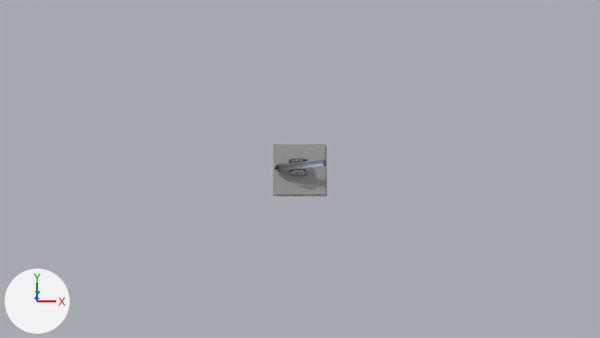
The Blender file assets/BaseTurret/BaseTurret1.blend as it was, and as the next commit left it.
One viewpoint serves both versions: the file's camera 'Camera'. Arrows for +X, +Y and +Z are at lower left; the lights stay in place.

Names of what the first picture shows: 'Cannon', 'SingleTile'.
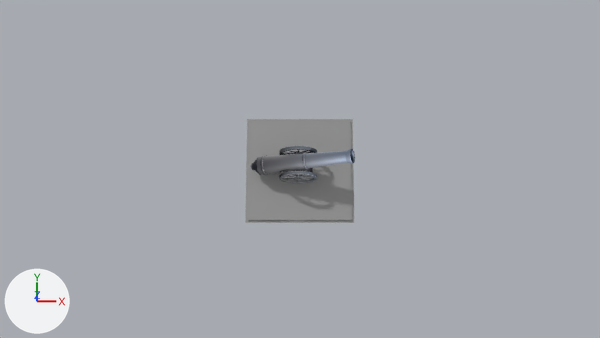
The change, as a diff of the scene's bpy script:
```diff
--- a/assets/BaseTurret/BaseTurret1.blend.py
+++ b/assets/BaseTurret/BaseTurret1.blend.py
@@ me_cylinder @@
 me_cylinder.from_pydata(...)  # 2094 vertices, 1998 faces; spans x -0.354..0.58, y -0.13..0.13, z -0.173..0.355
 # used by ob_cannon; location = (-0.11, 0.0, 0.19)
+# me_cylinder part 1: the whole mesh is scaled about its middle by 2, then moved by (-0.075, -0.001, 0.456)
 me_cylinder.materials.append(mat_cannon_mat)
@@ ob_cannon @@
 ob_cannon = bpy.data.objects.new('Cannon', me_cylinder)
-ob_cannon.location = (-0.11, 0.0, 0.19)
+ob_cannon.location = (0.0, 0.0, 0.0)
@@ ob_singletile @@
 ob_singletile.location = (0.0, 0.0, 0.0)
-ob_singletile.scale = (0.5, 0.5, 1.0)
```

Boxes (x1, y1, x2, y2) around the edits, measured in the pictures (600 x 338 px):
'SingleTile', rescaled (102% wider, 98% taller)
    before: (273, 144, 327, 196)
    after: (245, 119, 355, 223)
'Cannon', mesh rescaled, moved (102% wider, 100% taller)
    before: (275, 158, 326, 176)
    after: (251, 146, 355, 183)
